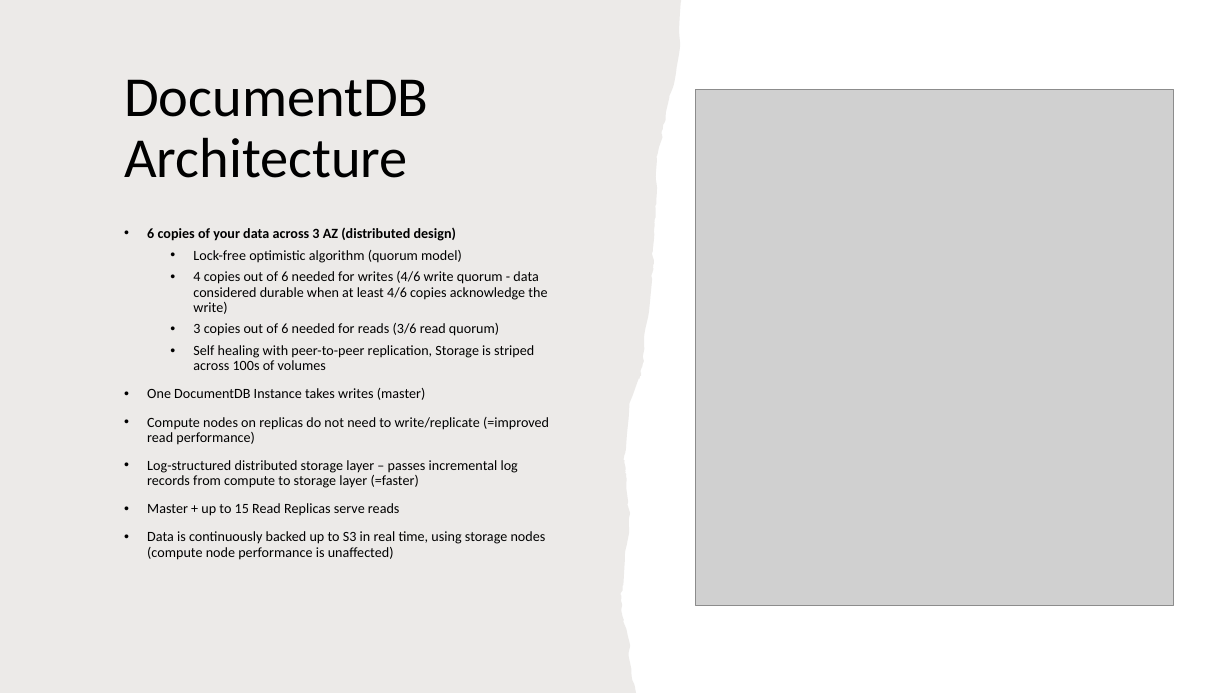
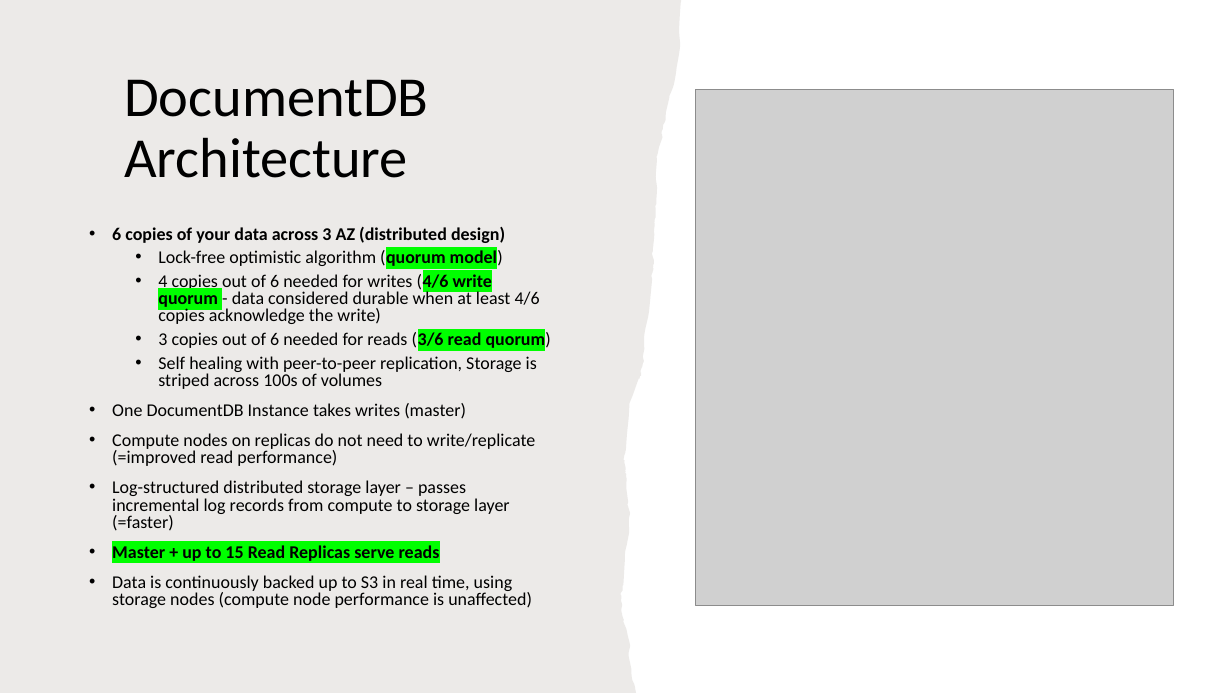
Before and after one commit to IlyaChakun/aws-iba-courses, a slide deck: slide 5 of lecture-materials/Databases/documentDB/aws_documentDB.pptx. Drawn at 1232x693 pixels with LibreOffice and Linux fonts; fonts in the diff are those of the drawing; grey boxes stand for pictures. Boxes give left, top, right and bottom in pixels: in the first picture for what was removed or moved away, otherwise in the second. Text is boxed around its words. In the diff, an @@ line names an element or a change of style, - is before the commit and + after.

```diff
--- a/lecture-materials/Databases/documentDB/aws_documentDB.pptx
+++ b/lecture-materials/Databases/documentDB/aws_documentDB.pptx
@@ text "6 copies of your data ...": place and size @@
-text "6 copies of your data ..." at bbox=[147, 228, 549, 560]
+text "6 copies of your data ..." at bbox=[112, 227, 551, 608]
@@ text "6 copies of your data ..." at bbox=[112, 227, 551, 608]: size 11 to 14 pt; highlight none to #00FF00, bold on in "(quorum model)", "(4/6 write quorum", "(3/6 read quorum)", "Master + up to 15 Read Replicas ..."; line spacing 0.9 to 0.8 @@
```
Also in this commit, not shown: 6 other slides changed, 5 other files.
